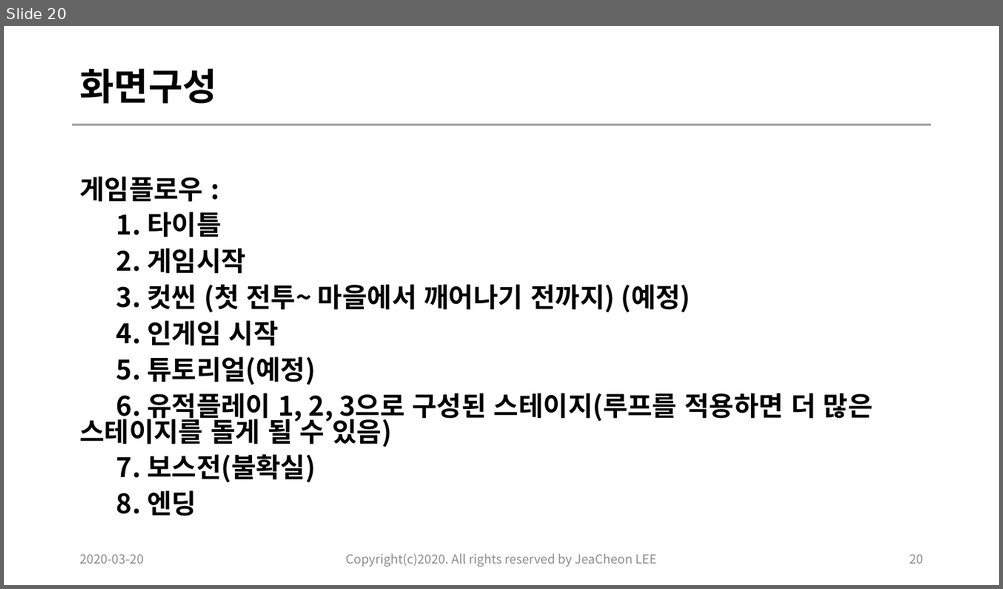
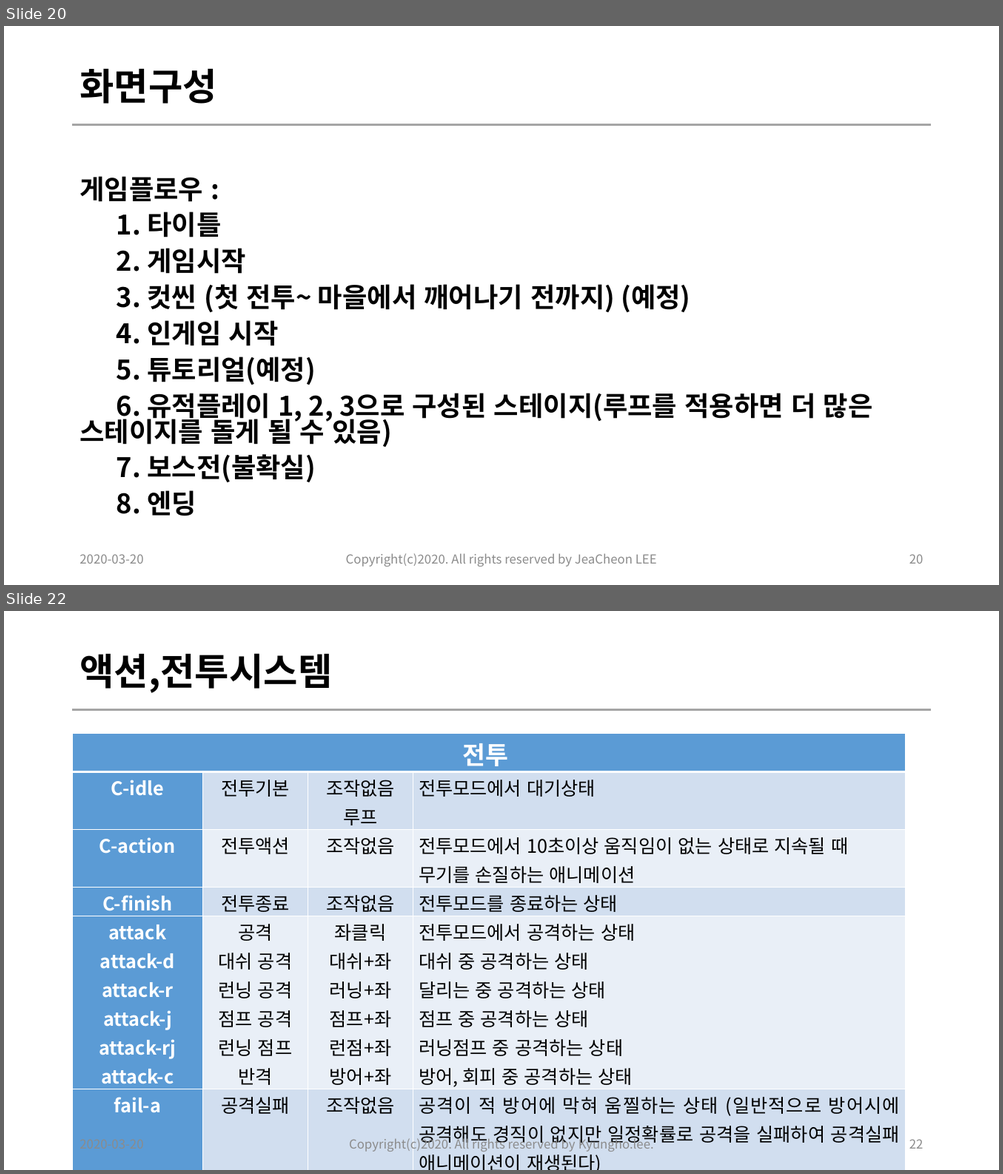
Before and after one commit to lee1030cjs/SemiProject_ActionRPG, a slide deck: 01.Document/01.컨셉기획/[SemiProject1]20200320_ActionRPG_concept_design_이재천_ver0.1.pptx. Shown one above the other, each under a label of ours: slide 20 before the commit, slides 20 and 22 after it; the slides between them are not shown. The pictures are 1003x589 and 1003x1174 pixels, drawn with LibreOffice and Linux fonts; fonts in the diff are those of the drawing. Boxes give left, top, right and bottom in pixels: in the first picture for what was removed or moved away, otherwise in the second. Text is boxed around its words. In the diff, an @@ line names an element or a change of style, - is before the commit and + after.

```diff
--- a/01.Document/01.컨셉기획/[SemiProject1]20200320_ActionRPG_concept_design_이재천_ver0.1.pptx
+++ b/01.Document/01.컨셉기획/[SemiProject1]20200320_ActionRPG_concept_design_이재천_ver0.1.pptx
@@ slide 22 added at [4,611,999,1170], background #FFFFFF; not listed: 1 template element that a slide beside it also shows @@
@@ title added at [79,653,332,693], 36 pt, text #000000, bold @@
+액션,전투시스템
@@ table added at [73,733,906,1149], 6 rows, 4 columns @@
+전투 |  |  | 
+C-idle | 전투기본 | 조작없음 / 루프 | 전투모드에서 대기상태
+C-action | 전투액션 | 조작없음 | 전투모드에서 10초이상 움직임이 없는 상태로 지속될 때 / 무기를 손질하는 애니메이션
+C-finish | 전투종료 | 조작없음 | 전투모드를 종료하는 상태
+attack / attack-d / attack-r / attack-j / attack-rj / attack-c | 공격 / 대쉬 공격 / 런닝 공격 / 점프 공격 / 런닝 점프 / 반격 | 좌클릭 / 대쉬+좌 / 러닝+좌 / 점프+좌 / 런점+좌 / 방어+좌 | 전투모드에서 공격하는 상태 / 대쉬 중 공격하는 상태 / 달리는 중 공격하는 상태 / 점프 중 공격하는 상태 / 러닝점프 중 공격하는 상태 / 방어, 회피 중 공격하는 상태
+fail-a | 공격실패 | 조작없음 | 공격이 적 방어에 막혀 움찔하는 상태 (일반적으로 방어시에 공격해도 경직이 없지만 일정확률로 공격을 실패하여 공격실패 애니메이션이 재생된다)
@@ text added at [349,1136,654,1153], 12 pt, text #8C8C8C @@
+Copyright(c)2020. All rights reserved by Kyungho.lee.
@@ page number added at [909,1139,923,1149], 12 pt, text #8C8C8C @@
+22
```
Also in this commit, not shown: 10 slides changed, 2 other files.
